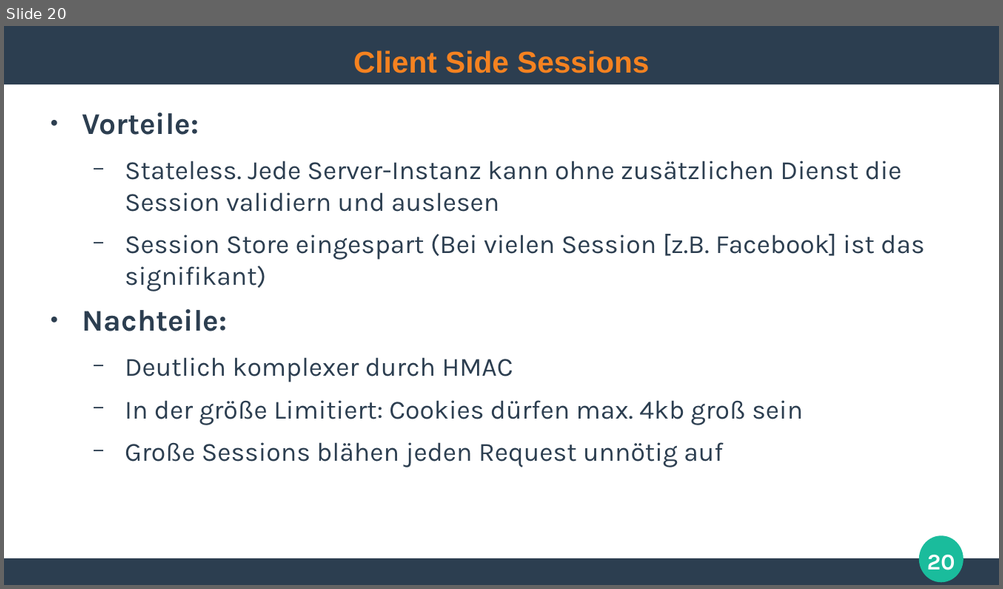
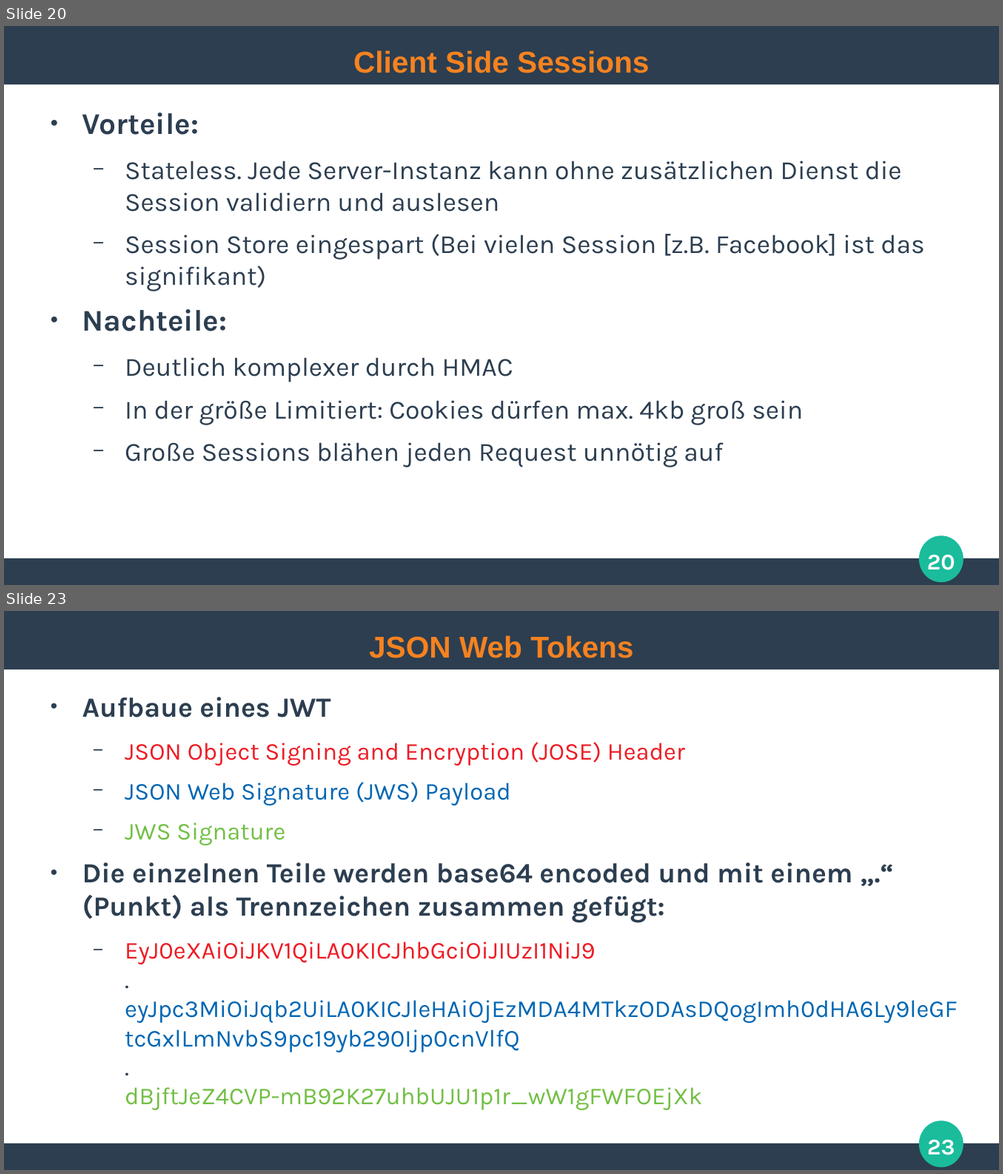
Before and after one commit to ghandmann/HS-AlbSig-WebAnwendungen2, a slide deck: Kapitel/07_Authentication.odp. Shown one above the other, each under a label of ours: slide 20 before the commit, slides 20 and 23 after it; the slides between them are not shown. The pictures are 1003x589 and 1003x1174 pixels, drawn with LibreOffice and Linux fonts; fonts in the diff are those of the drawing. Boxes give left, top, right and bottom in pixels: in the first picture for what was removed or moved away, otherwise in the second. Text is boxed around its words. In the diff, an @@ line names an element or a change of style, - is before the commit and + after.

Commit message:
Added JSON Web Token section, needs refinement

```diff
--- a/Kapitel/07_Authentication.odp
+++ b/Kapitel/07_Authentication.odp
@@ slide 23 added at (4, 611, 999, 1170), background #FFFFFF; not listed: 3 template elements that a slide beside it also shows @@
@@ title added at (369, 635, 633, 658), 24 pt, text #F58220, bold @@
+JSON Web Tokens
@@ text added at (82, 697, 852, 1111), 19.4 pt, text #0066B3 @@
+● Aufbaue eines JWT
+  − JSON Object Signing and Encryption (JOSE) Header
+  − JSON Web Signature (JWS) Payload
+  − JWS Signature
+● Die einzelnen Teile werden base64 encoded und mit einem „.“ (Punkt) als Trennzeichen zusammen gefügt:
+  − EyJ0eXAiOiJKV1QiLA0KICJhbGciOiJIUzI1NiJ9
+    .
+    eyJpc3MiOiJqb2UiLA0KICJleHAiOjEzMDA4MTkzODAsDQogImh0dHA6Ly9leGFtcGxlLmNvbS9pc19yb290Ijp0cnVlfQ
+    .
+    dBjftJeZ4CVP-mB92K27uhbUJU1p1r_wW1gFWFOEjXk
@@ page number added at (927, 1140, 954, 1156), 18 pt, text #FFFFFF, bold @@
+23
```
Also in this commit, not shown: 9 other slides added.
